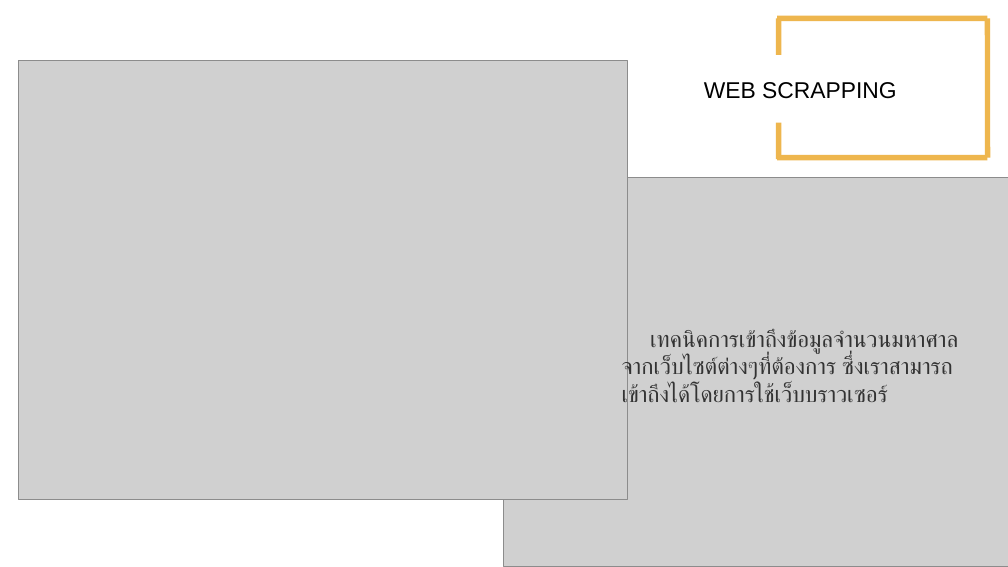
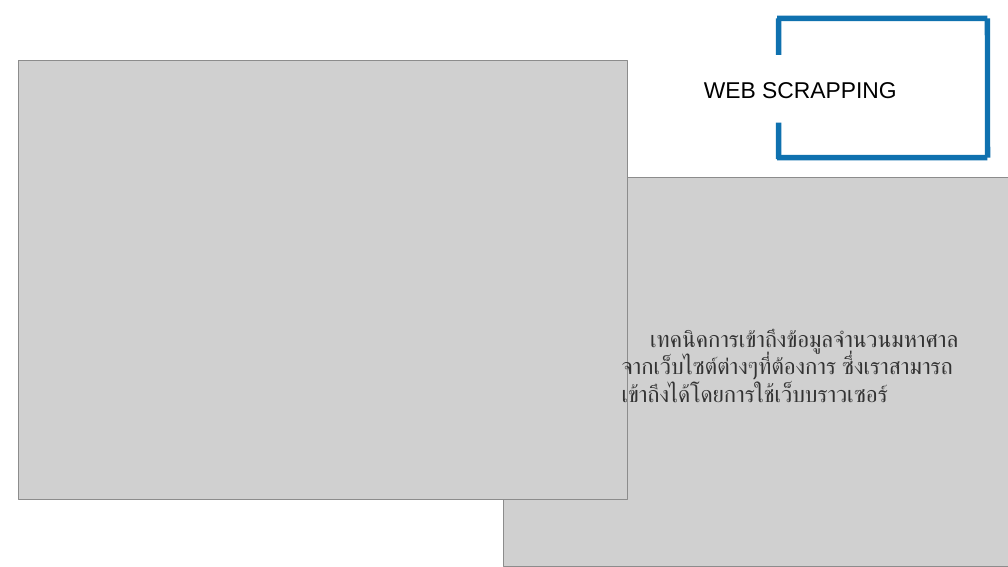
Before and after one commit to mandarinkb/project-final-document, a slide deck: slide 2 of presentation/slide-presentation.odp. Drawn at 1008x567 pixels with LibreOffice and Linux fonts; fonts in the diff are those of the drawing; grey boxes stand for pictures; background and template pictures are left out. Boxes give left, top, right and bottom in pixels: in the first picture for what was removed or moved away, otherwise in the second. Text is boxed around its words. In the diff, an @@ line names an element or a change of style, - is before the commit and + after.

```diff
--- a/presentation/slide-presentation.odp
+++ b/presentation/slide-presentation.odp
@@ line (777, 18) - (988, 18): stroke #EEB64E 4.31 pt to #0F71AF 4.31 pt @@
@@ line (779, 18) - (779, 55): stroke #EEB64E 4.31 pt to #0F71AF 4.31 pt @@
@@ line (988, 18) - (988, 157): stroke #EEB64E 4.31 pt to #0F71AF 4.31 pt @@
@@ line (779, 123) - (779, 159): stroke #EEB64E 4.31 pt to #0F71AF 4.31 pt @@
@@ line (777, 157) - (988, 157): stroke #EEB64E 4.31 pt to #0F71AF 4.31 pt @@
```
Also in this commit, not shown: 2 other slides changed, 5 slides added, 16 other files.
